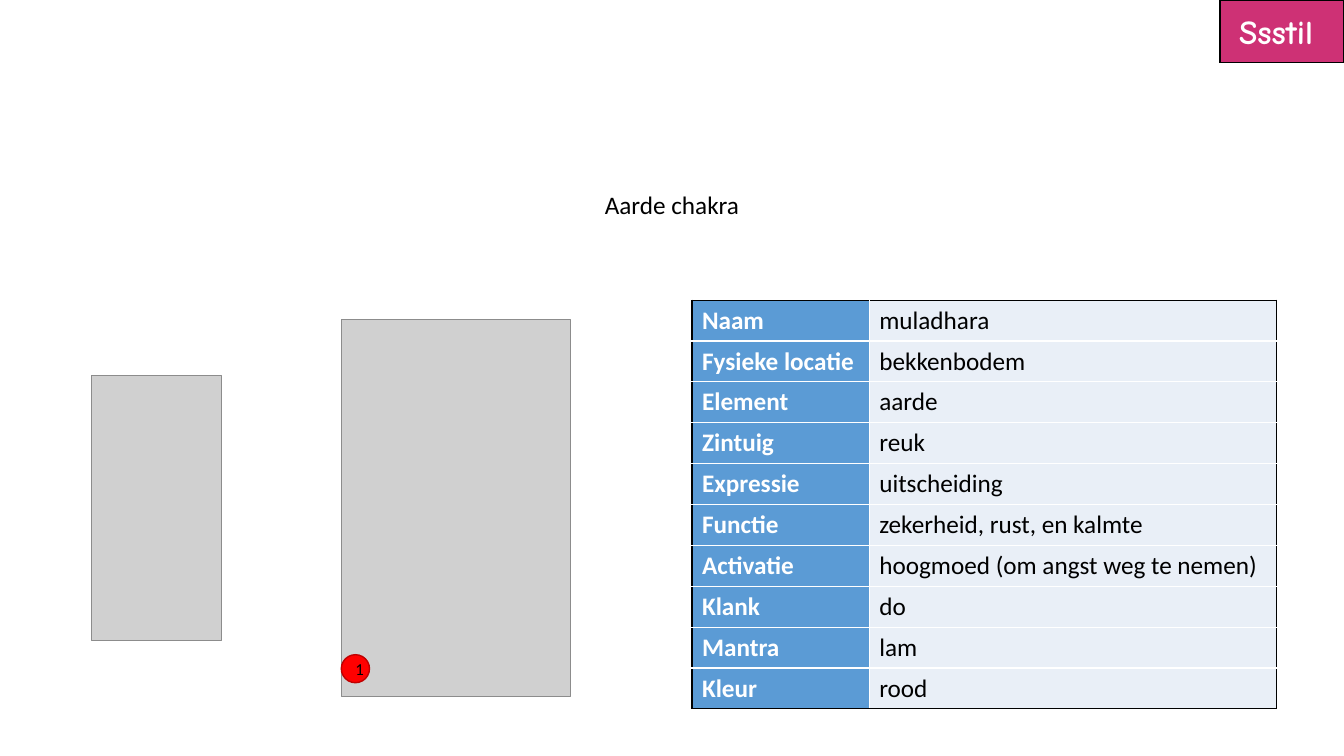
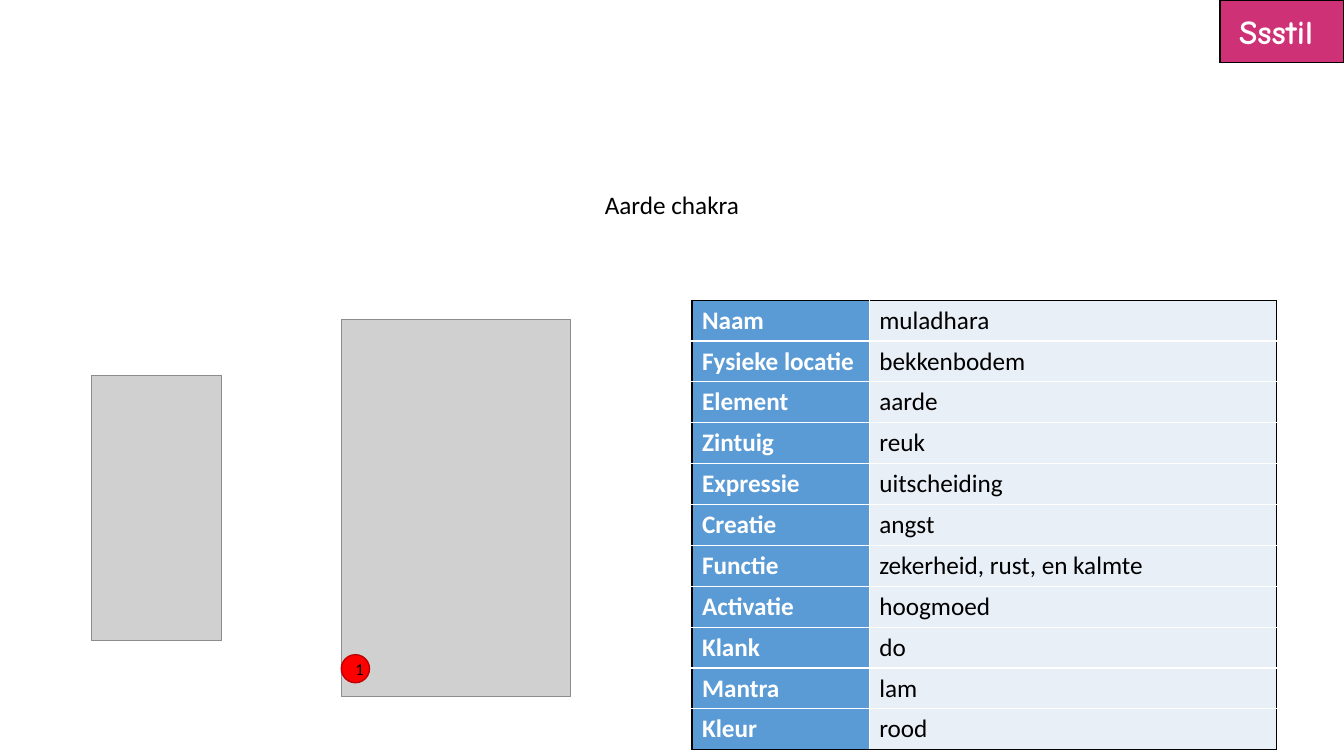
Before and after one commit to hermanvand/website-ssstil, a slide deck: slide 3 of lessen/03-energie/23 - aarde chakra.ppsx. Drawn at 1344x756 pixels with LibreOffice and Linux fonts; fonts in the diff are those of the drawing; grey boxes stand for pictures. Boxes give left, top, right and bottom in pixels: in the first picture for what was removed or moved away, otherwise in the second. Text is boxed around its words. In the diff, an @@ line names an element or a change of style, - is before the commit and + after.

```diff
--- a/lessen/03-energie/23 - aarde chakra.ppsx
+++ b/lessen/03-energie/23 - aarde chakra.ppsx
@@ table at (x1=692, y1=300, x2=1276, y2=750) @@
+row 6: Creatie | angst
-row 8, column 2: hoogmoed (om angst weg te nemen)
+row 8, column 2: hoogmoed
```
Also in this commit, not shown: 1 other slide changed, 7 other files.
